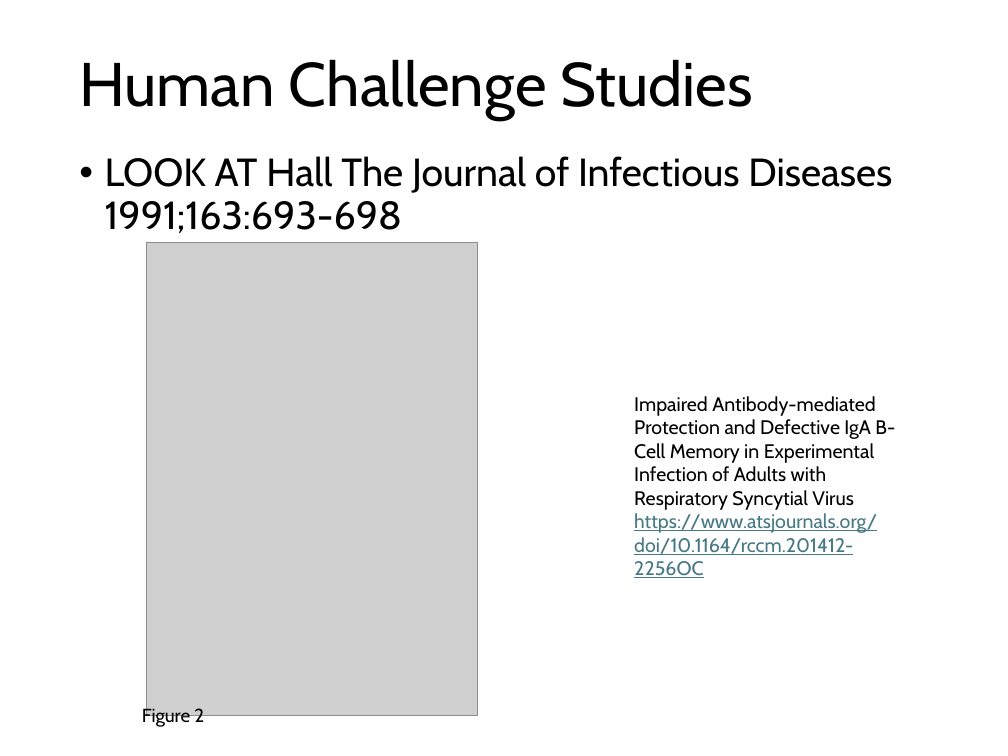
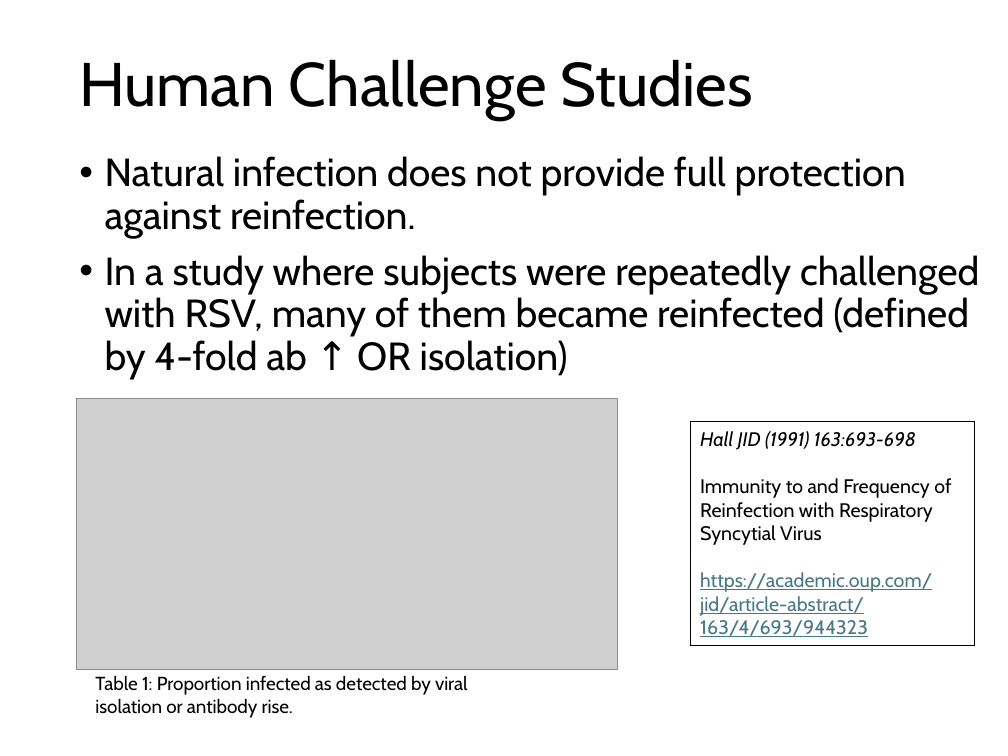
Before and after one commit to deborahcromer/RSVcorrelates, a slide deck: slide 14 of raw-data/RSV Data Summary.pptx (slide 11 before the commit). Drawn at 1008x756 pixels with LibreOffice and Linux fonts; fonts in the diff are those of the drawing; grey boxes stand for pictures. Boxes give left, top, right and bottom in pixels: in the first picture for what was removed or moved away, otherwise in the second. Text is boxed around its words. In the diff, an @@ line names an element or a change of style, - is before the commit and + after.

```diff
--- a/raw-data/RSV Data Summary.pptx
+++ b/raw-data/RSV Data Summary.pptx
@@ text at (x1=105, y1=156, x2=979, y2=379): text changed @@
-• LOOK AT Hall The Journal of Infectious Diseases 1991;163:693-698
+• Natural infection does not provide full protection against reinfection.
+• In a study where subjects were repeatedly challenged with RSV, many of them became reinfected (defined by 4-fold ab ↑ OR isolation)
@@ picture removed at (x1=147, y1=242, x2=478, y2=716) @@
@@ picture added at (x1=77, y1=398, x2=618, y2=669) @@
@@ rectangle "Hall JID (1991) 163:693-698" resized from (x1=634, y1=396, x2=895, y2=578) to (x1=690, y1=422, x2=975, y2=646) @@
@@ rectangle "Hall JID (1991) 163:693-698" at (x1=690, y1=422, x2=975, y2=646): outline none to #000000 0.75 pt @@
@@ text in rectangle at (x1=700, y1=431, x2=951, y2=637): text changed @@
-Impaired Antibody-mediated Protection and Defective IgA B-Cell Memory in Experimental Infection of Adults with Respiratory Syncytial Virus
-https://www.atsjournals.org/doi/10.1164/rccm.201412-2256OC
+Hall JID (1991) 163:693-698
+Immunity to and Frequency of Reinfection with Respiratory Syncytial Virus
+https://academic.oup.com/jid/article-abstract/163/4/693/944323
@@ text at (x1=95, y1=675, x2=468, y2=718): text changed @@
-Figure 2
+Table 1: Proportion infected as detected by viral isolation or antibody rise.
```
Also in this commit, not shown: 9 other slides changed, 5 slides added, 1 slide removed, 1 other file.
